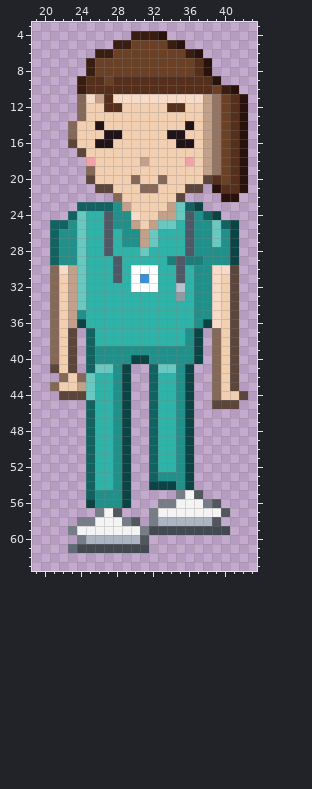
Pixel-art file -- src/media/photos/sprites/characters/11_nurse_teal_walk2.aseprite. That is the earlier state.
64x64 pixels, 1 frame. Colours within 5 levels of each other are drawn and written as one. Shown: x 19..43, y 3..63.
Once edited:
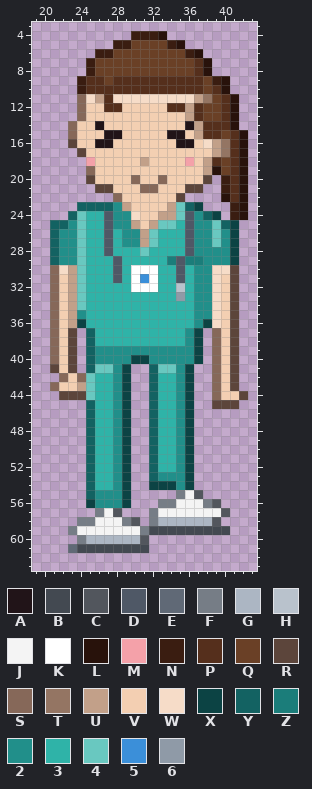
Palette (. is transparent): A #211418  B #434951  C #52565d  D #4f5866  E #606976  F #767d86  G #acb6c3  H #b9c2cc  J #f4f4f4  K #ffffff  L #28120b  M #f4a1a9  N #3a1d11  P #552f1c  Q #6a4026  R #5c453b  S #866859  T #947563  U #c2a089  V #f3cfb2  W #f6dcc8  X #0c4344  Y #136262  Z #1b7d7a  2 #218f8a  3 #2fb3a8  4 #69c8c0  5 #3b8fd9  6 #8f9aa7
From the commit log: Teal nurse: ponytail joins the hair at the back of the head (no gap showing the ear)
From old to new:
{"y":9,"x":38,"old":"PL.","new":"QNL"}
{"y":10,"x":38,"old":"PQNL","new":"QPL."}
{"y":11,"x":37,"old":"WUTQPL","new":"UTQPL."}
{"y":12,"x":36,"old":"VVUTQPL","new":"UPQQPL."}
{"y":13,"x":36,"old":"VVUTQPL","new":"UPQQPL."}
{"y":14,"x":37,"old":"VUTQPL","new":"UPPPL."}
{"y":15,"x":37,"old":"VUT","new":"UPP"}
{"y":16,"x":38,"old":"UTQ","new":"WUT"}
{"y":17,"x":38,"old":"UTQ","new":"VUT"}
{"y":18,"x":39,"old":"T","new":"P"}
{"y":19,"x":39,"old":"T","new":"L"}
{"y":20,"x":39,"old":"PQ","new":".N"}
{"y":21,"x":39,"old":"LP","new":".N"}
{"y":22,"x":41,"old":"L.","new":"PL"}
{"y":23,"x":41,"old":"..","new":"NL"}
{"y":24,"x":41,"old":"..","new":"NL"}
